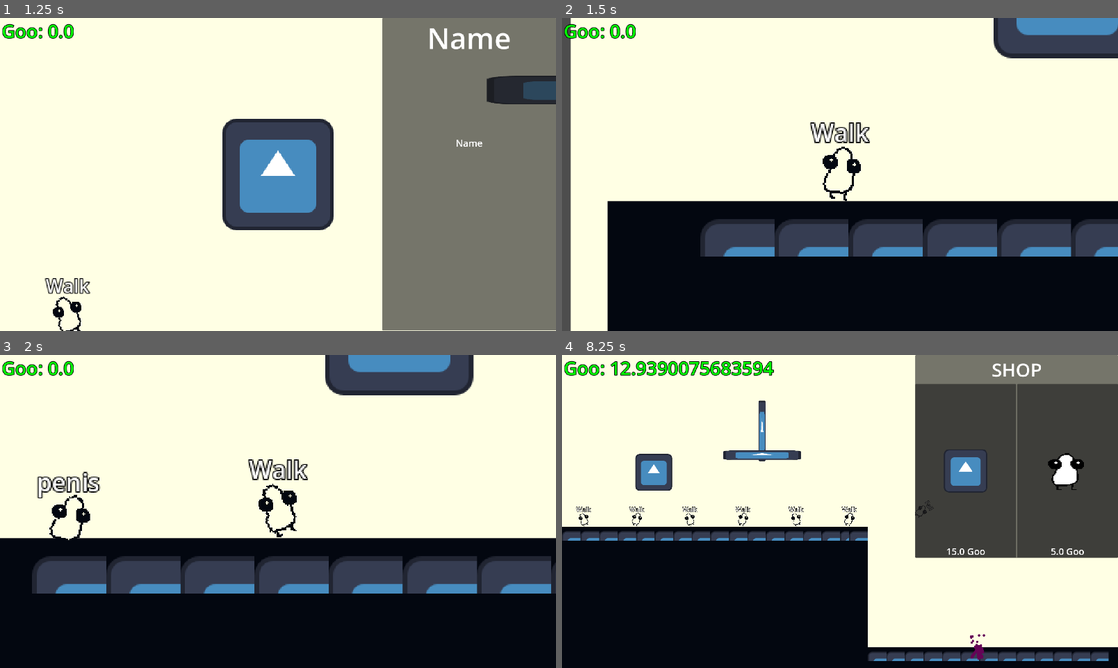
Above: before the commit, frames 1-4 (two rows, left to right).
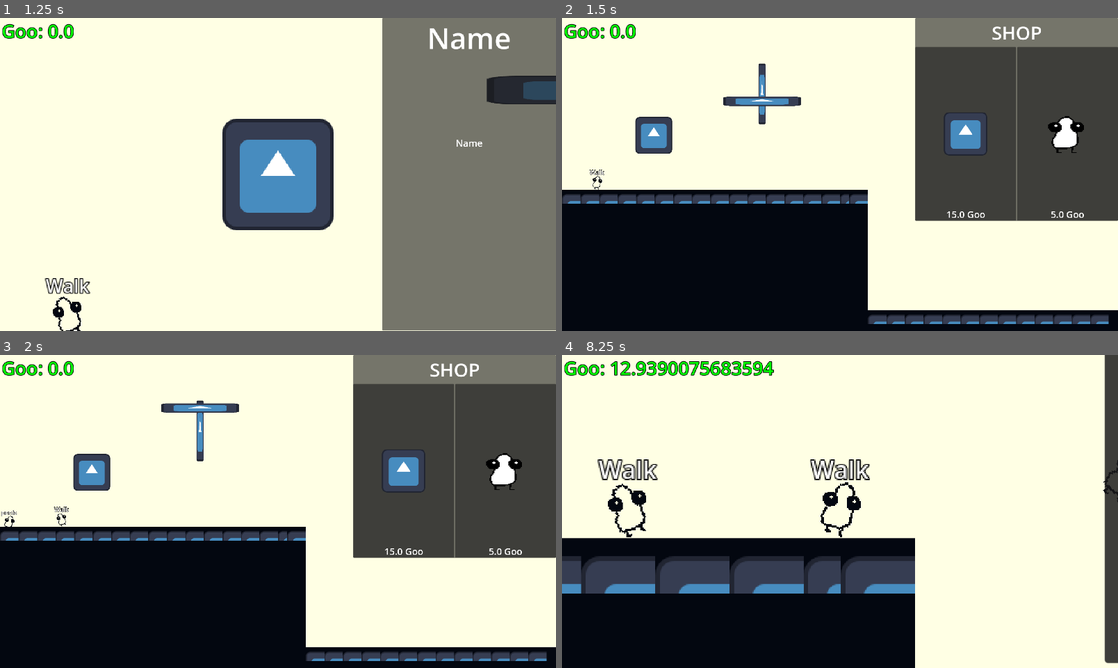
Above: after the commit, the same moments.

Repository: Octoan1/Tinkles-Incremental
Game: Godot game, scene res://main.tscn
Two runs of this game, one before a commit and one after it. Both use one fixed random seed, a clock stepped at 60 frames per second and the inputs below. The engine's default icon, where the game draws it, is replaced by a stand-in: a white triangle on a blue panel in a dark square.
Inputs (mouse positions are in pixels of both pictures, inside the frame that each line leads up to):
- Up to frame 1 (1.25 s): tap Enter at 0.5 s; move the mouse to (88, 136) at 0.52 s; click (88, 136) at 0.6 s
- Up to frame 2 (1.5 s): move the mouse to (634, 318) at 1.27 s; click (634, 318) at 1.35 s
- Up to frame 3 (2 s): no input
- Up to frame 4 (8.25 s): move the mouse to (840, 511) at 2.02 s; click (840, 511) at 2.1 s; move the mouse to (612, 520) at 2.77 s; click (612, 520) at 2.85 s; move the mouse to (840, 511) at 3.52 s; click (840, 511) at 3.6 s; move the mouse to (639, 520) at 4.27 s; click (639, 520) at 4.35 s; move the mouse to (840, 511) at 5.02 s; click (840, 511) at 5.1 s; move the mouse to (662, 520) at 5.77 s; click (662, 520) at 5.85 s; move the mouse to (840, 511) at 6.52 s; click (840, 511) at 6.6 s; move the mouse to (689, 520) at 7.27 s; click (689, 520) at 7.35 s; move the mouse to (840, 511) at 8.02 s; click (840, 511) at 8.1 s

Frame 1 is identical in both runs. In frame 2, 50% of the frame differs, in the area x 0-100%, y 0-100%; in frame 3, 49%; in frame 4, 41%.

Commit message:
Building Upgrade Shop finished prototype
- Purchased upgrades now influence the building.
- Upgrade UI reflects if the upgrade is max level
- Can now unfocus camera by clicking anywhere on screen (more intuitive)

Diff:
--- a/Objects/Buildings/BuildingScripts/BuildingClass.gd
+++ b/Objects/Buildings/BuildingScripts/BuildingClass.gd
@@ -22,18 +22,27 @@
 
 
 
-
-func _on_click_area_input_event(_viewport: Node, event: InputEvent, _shape_idx: int) -> void:
-	if event is InputEventMouseButton and event.button_index == MOUSE_BUTTON_LEFT and click_ready:
-		print("Building selected")
-		if building_cam.enabled and click_ready:
+func _unhandled_input(event: InputEvent) -> void:
+	if building_cam.enabled and event is InputEventMouseButton and event.button_index == MOUSE_BUTTON_LEFT and event.pressed and click_ready:
+		if not click_in_area(event.position):
 			click_ready = false
 			click_timer.start()
 			disable_camera()
-		elif event.pressed and click_ready:
-				click_ready = false
-				click_timer.start()
-				inspect()
+
+func click_in_area(click_position: Vector2) -> bool:
+	return click_area.get_node("CollisionShape2D").shape.get_rect().has_point(click_area.to_local(click_position))
+
+func _on_click_area_input_event(_viewport: Node, event: InputEvent, _shape_idx: int) -> void:
+	if event is InputEventMouseButton and event.button_index == MOUSE_BUTTON_LEFT and event.pressed and click_ready:
+		print("Building selected")
+		if building_cam.enabled:
+			click_ready = false
+			click_timer.start()
+			disable_camera()
+		else:
+			click_ready = false
+			click_timer.start()
+			inspect()
 
 
 # create a building group!
@@ -48,7 +57,7 @@
 	building_shop_node = BUILDING_UPGRADE_SHOP.instantiate()
 	get_tree().current_scene.find_child("UI").add_child(building_shop_node)
 	building_shop_node.populate_shop(building_res)
-
+	building_shop_node.connect("building_update", upgrade_building)
 
 
 
@@ -62,3 +71,6 @@
 
 func _on_click_timer_timeout() -> void:
 	click_ready = true
+
+func upgrade_building(building: Building) -> void:
+	print("Error: This method has not been overriden by this building's script yet.")
--- a/Objects/Buildings/BuildingScripts/building_upgrade_shop.gd
+++ b/Objects/Buildings/BuildingScripts/building_upgrade_shop.gd
@@ -4,6 +4,8 @@
 @onready var panel: Panel = $Panel
 
 const UPGRADE_ITEM = preload("uid://bwujx2uaicury")
+var upgrades: Array[BuildingUpgrade]
+signal building_update(building: Building)
 
 func _ready() -> void:
 	pass
@@ -11,7 +13,7 @@
 func populate_shop(building: Building) -> void:
 	if not building:
 		return
-	var upgrades: Array[BuildingUpgrade] = building.upgrades
+	upgrades = building.upgrades
 
 	panel.get_node("BuildingName").text = building.building_name
 	panel.get_node("BuildingIcon").texture = building.preview_image
@@ -28,10 +30,12 @@
 		if not current_upgrade.is_max_level:
 			upgrade_ui.get_node("UpgradeLevel").text = "LVL " + str(current_level)
 			upgrade_ui.get_node("UpgradePriceButton").text = str(current_upgrade.level_cost[current_level]) + " Goo"
+			upgrade_ui.get_node("UpgradePriceButton").connect("pressed", upgrade_selected.bind(current_upgrade, building))
 		# otherwise display unique max level ui
 		else:
 			upgrade_ui.get_node("UpgradeLevel").text = "LVL MAX"
 			upgrade_ui.get_node("UpgradePriceButton").text = "SOLD OUT"
+			upgrade_ui.get_node("UpgradePriceButton").disabled = true
 			upgrade_ui.get_node("UpgradeIcon").modulate = Color(1, 0, 0)
 
 
@@ -39,5 +43,46 @@
 		upgrade_ui.get_node("UpgradeName").text = current_upgrade.upgrade_name
 		upgrade_ui.get_node("UpgradeDescription").text = current_upgrade.description
 
+
+
 		# add the building upgrade to the v_box
+
 		v_box_container.add_child(upgrade_ui)
+
+func update_shop_ui() -> void:
+	for i: int in v_box_container.get_children().size():
+		var upgrade_ui: Node = v_box_container.get_child(i)
+		var current_upgrade: BuildingUpgrade = upgrades[i]
+		var current_level: int = current_upgrade.upgrade_level
+
+		upgrade_ui.get_node("UpgradeIcon").texture = current_upgrade.upgrade_icon
+
+		# display upgrade data if not max level
+		if not current_upgrade.is_max_level:
+			upgrade_ui.get_node("UpgradeLevel").text = "LVL " + str(current_level)
+			upgrade_ui.get_node("UpgradePriceButton").text = str(current_upgrade.level_cost[current_level]) + " Goo"
+		# otherwise display unique max level ui
+		else:
+			upgrade_ui.get_node("UpgradeLevel").text = "LVL MAX"
+			upgrade_ui.get_node("UpgradePriceButton").text = "SOLD OUT"
+			upgrade_ui.get_node("UpgradePriceButton").disabled = true
+			upgrade_ui.get_node("UpgradeIcon").modulate = Color(1, 0, 0)
+
+
+func upgrade_selected(upgrade: BuildingUpgrade, building: Building) -> void:
+	var upgrade_level: int = upgrade.upgrade_level
+	var upgrade_cost: float = upgrade.level_cost[upgrade_level]
+	if GameManager.goo >= upgrade_cost:
+		if not upgrade.is_max_level:
+			GameManager.goo -= upgrade_cost
+			upgrade.upgrade_level += 1
+			upgrade_building(building)
+
+			if upgrade.upgrade_level >= 4:
+				upgrade.is_max_level = true
+
+			update_shop_ui()
+
+# functionality to update building properties
+func upgrade_building(building: Building) -> void:
+	emit_signal("building_update", building)
--- a/Objects/Buildings/BuildingScripts/crusher.gd
+++ b/Objects/Buildings/BuildingScripts/crusher.gd
@@ -13,6 +13,8 @@
 var attacking: bool = false
 var resetting: bool = false
 var trap_speed: float = 500
+var base_trap_speed: float = 500
+var base_cooldown: float = 3.0
 
 func _physics_process(delta: float) -> void:
 	if attacking:
@@ -38,3 +40,14 @@
 
 func _on_attack_cooldown_timeout() -> void:
 	attacking = true
+
+func upgrade_building(building: Building) -> void:
+	var upgrades: Array[BuildingUpgrade] = building.upgrades
+
+	for upgrade: BuildingUpgrade in upgrades:
+		if upgrade.upgrade_name == "Speed":
+			# 50% increase each level
+			trap_speed = base_trap_speed + (base_trap_speed * 0.5 * (upgrade.upgrade_level-1))
+		elif upgrade.upgrade_name == "Cooldown":
+			# 50% increase each level
+			attack_cooldown = base_cooldown + (base_cooldown * 0.5 * (upgrade.upgrade_level-1))
--- a/Objects/Buildings/crusher.tscn
+++ b/Objects/Buildings/crusher.tscn
@@ -22,7 +22,6 @@
 building_node = NodePath(".")
 building_cam = NodePath("BuildingComponents/BuildingCam")
 click_area = NodePath("BuildingComponents/ClickArea")
-building_name = "Crusher"
 
 [node name="BuildingComponents" type="Node2D" parent="." unique_id=457885875]
 
@@ -35,7 +34,7 @@
 collision_layer = 2
 collision_mask = 0
 
-[node name="CollisionShape2D2" type="CollisionShape2D" parent="BuildingComponents/ClickArea" unique_id=183861670]
+[node name="CollisionShape2D" type="CollisionShape2D" parent="BuildingComponents/ClickArea" unique_id=183861670]
 position = Vector2(3.6492645e-07, 38.97803)
 scale = Vector2(1, 0.9999993)
 shape = SubResource("RectangleShape2D_muvn6")
--- a/Objects/Lemming/lemming.gd
+++ b/Objects/Lemming/lemming.gd
@@ -11,6 +11,8 @@
 @onready var lifespan_timer: Timer = $Lifespan
 @onready var lemming_cam: Camera2D = $LemmingCam
 @onready var sprite: AnimatedSprite2D = $AnimatedSprite2D
+@onready var click_area: Area2D = $ClickArea
+
 
 @onready var click_timer: Timer = $click_timer
 var click_ready: bool = true
@@ -53,16 +55,26 @@
 		print("vel: ", self.linear_velocity)
 		print("health: ", health_component.get_health())
 
-func _on_click_area_input_event(_viewport: Node, event: InputEvent, _shape_idx: int) -> void:
-	if event is InputEventMouseButton and event.button_index == MOUSE_BUTTON_LEFT and click_ready:
-		if lemming_cam.enabled and click_ready:
+func _unhandled_input(event: InputEvent) -> void:
+	if lemming_cam.enabled and event is InputEventMouseButton and event.button_index == MOUSE_BUTTON_LEFT and event.pressed and click_ready:
+		if not click_in_area(event.position):
 			click_ready = false
 			click_timer.start()
 			disable_camera()
-		elif event.pressed and click_ready:
-				click_ready = false
-				click_timer.start()
-				inspect()
+
+func click_in_area(click_position: Vector2) -> bool:
+	return click_area.get_node("CollisionShape2D").shape.get_rect().has_point(click_area.to_local(click_position))
+
+func _on_click_area_input_event(_viewport: Node, event: InputEvent, _shape_idx: int) -> void:
+	if event is InputEventMouseButton and event.button_index == MOUSE_BUTTON_LEFT and event.pressed and click_ready:
+		if lemming_cam.enabled:
+			click_ready = false
+			click_timer.start()
+			disable_camera()
+		else:
+			click_ready = false
+			click_timer.start()
+			inspect()
 
 func inspect() -> void:
 	get_tree().call_group("Lemming", "disable_camera")
